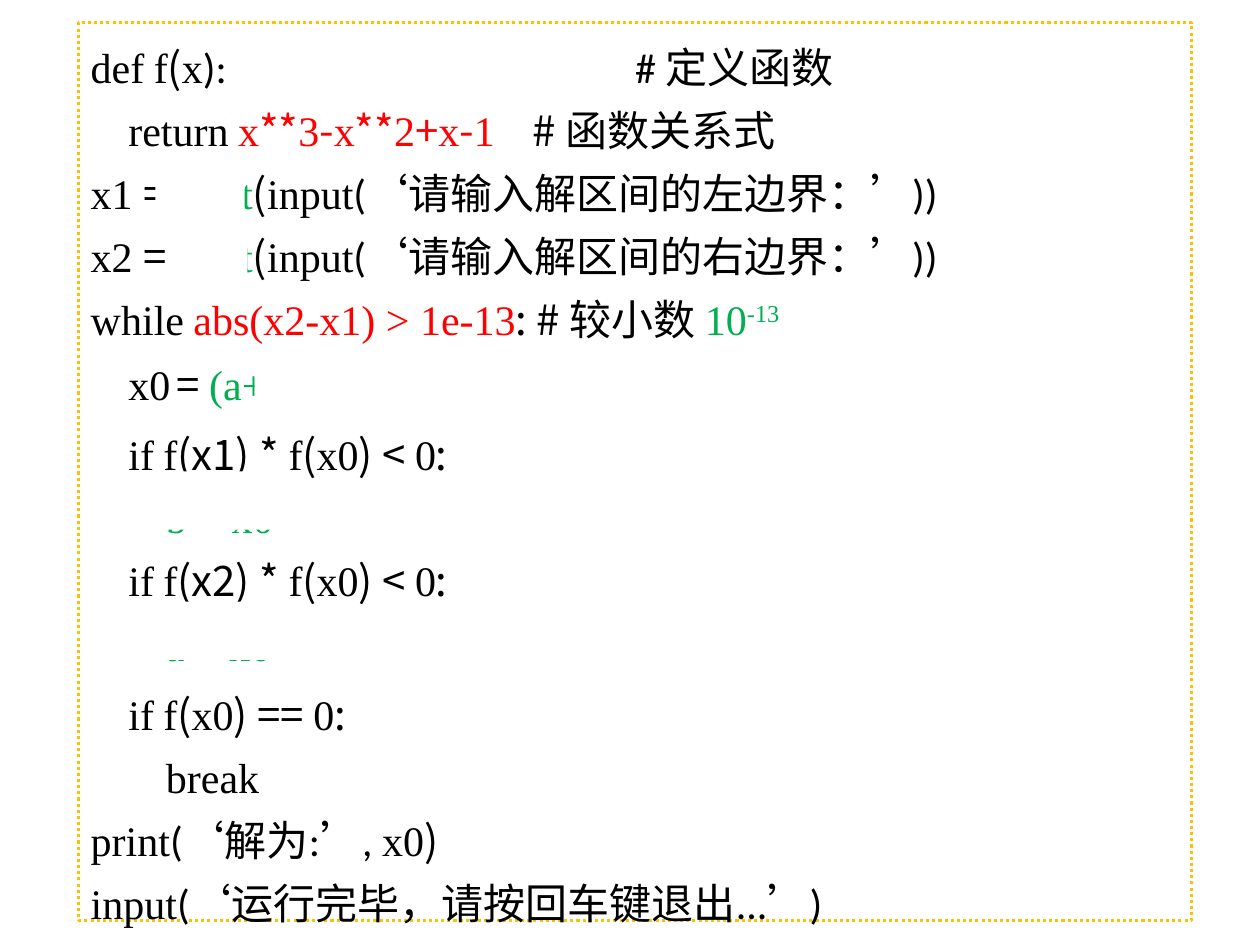
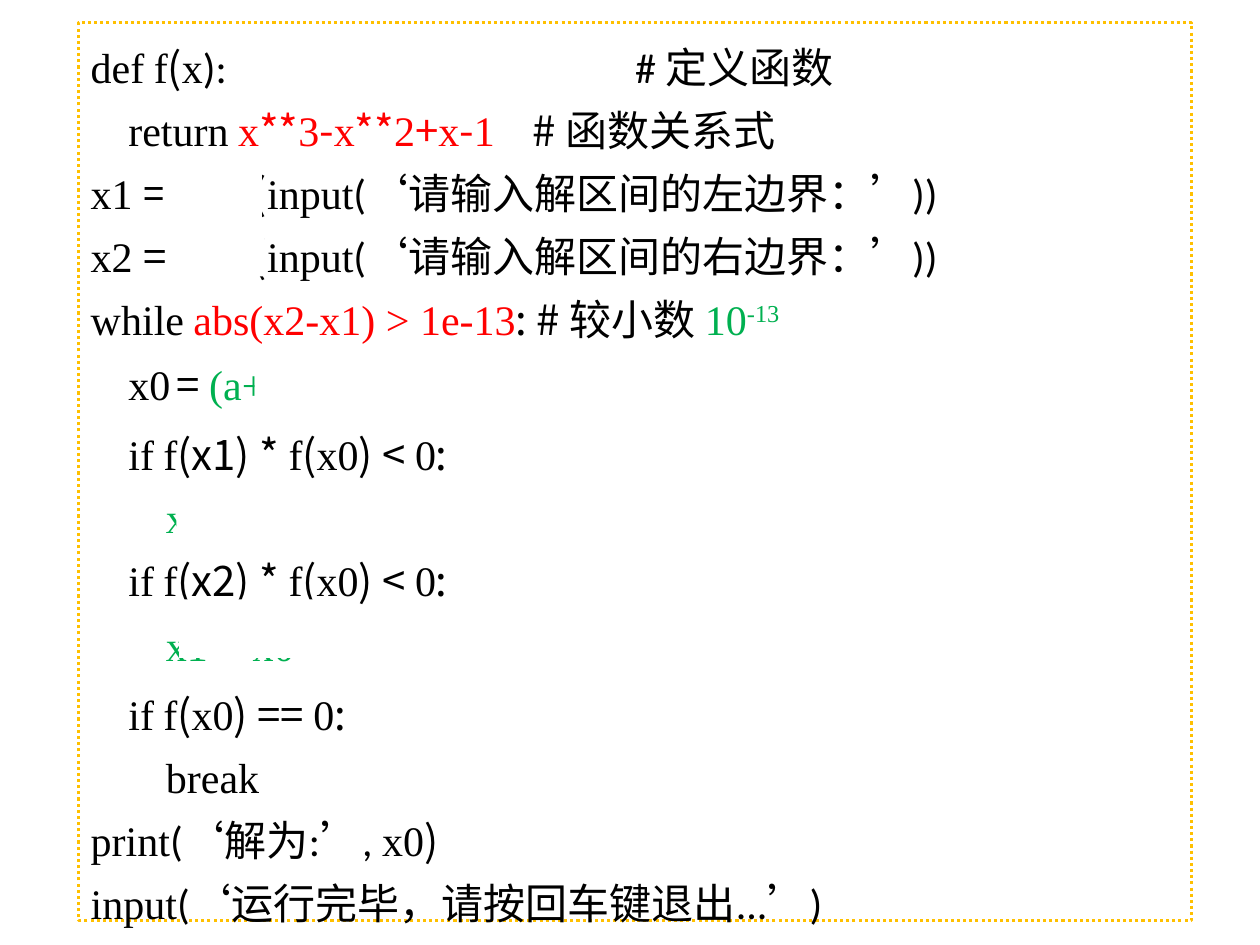
Before and after one commit to hongm32/2020design, a slide deck: slide 14 of 【第12课】二分算法/【第12课】二分算法.pptx. Drawn at 1260x945 pixels with LibreOffice and Linux fonts; fonts in the diff are those of the drawing. Boxes give left, top, right and bottom in pixels: in the first picture for what was removed or moved away, otherwise in the second. Text is boxed around its words. In the diff, an @@ line names an element or a change of style, - is before the commit and + after.

```diff
--- a/【第12课】二分算法/【第12课】二分算法.pptx
+++ b/【第12课】二分算法/【第12课】二分算法.pptx
@@ rectangle: place and size @@
-rectangle at box(155, 164, 244, 222)
+rectangle at box(163, 164, 262, 218)
@@ rectangle: place and size @@
-rectangle at box(165, 223, 247, 281)
+rectangle at box(165, 223, 265, 277)
@@ rectangle: place and size @@
-rectangle at box(155, 471, 291, 529)
+rectangle at box(176, 480, 312, 538)
@@ text in rectangle at box(166, 513, 208, 533): text changed @@
-b = x0
+x2 = x0
@@ rectangle: place and size @@
-rectangle at box(146, 601, 282, 659)
+rectangle at box(179, 600, 315, 658)
@@ text in rectangle at box(166, 641, 295, 662): text changed @@
-a = x0
+x1 = x0
```
Also in this commit, not shown: 4 other slides changed, 4 other files.
